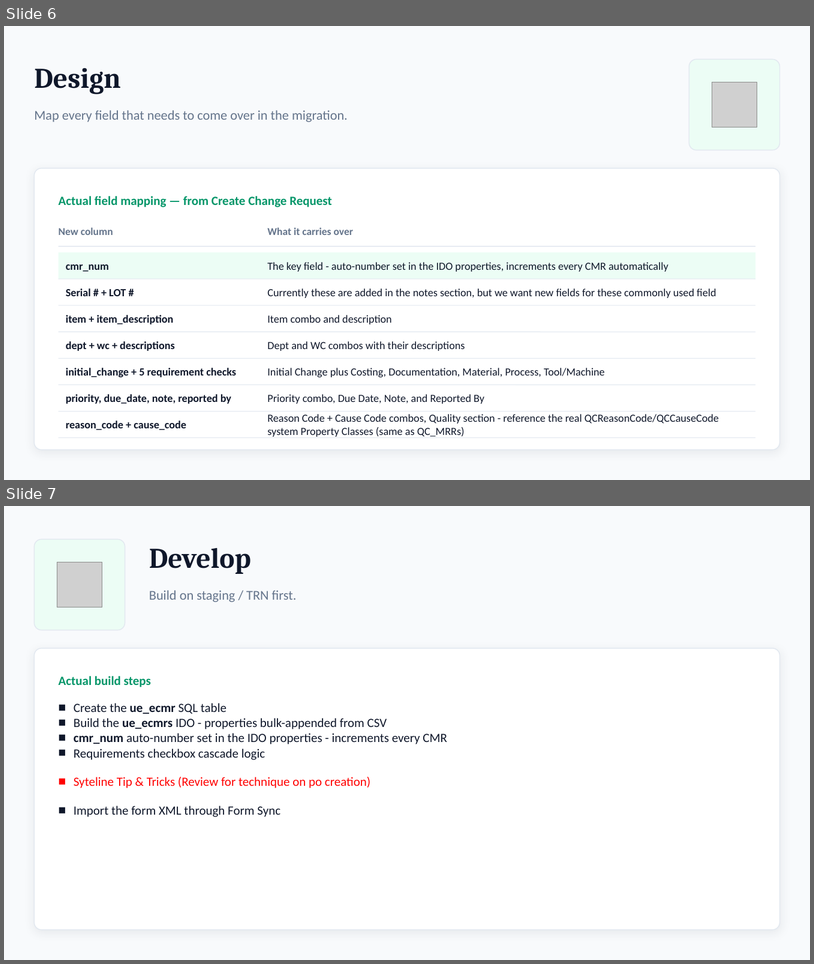
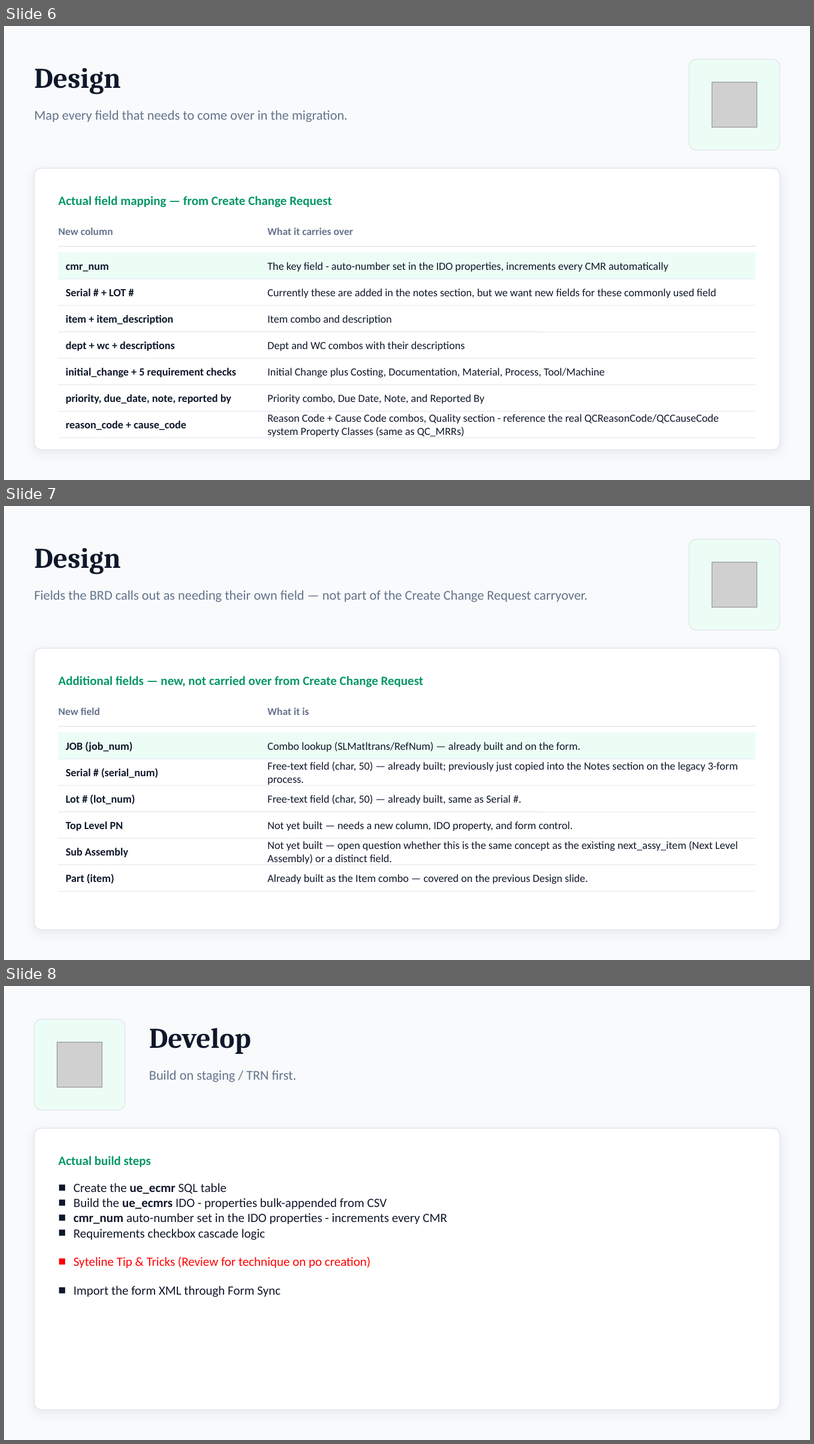
Before and after one commit to Enflite/eCMRs, a slide deck: docs/presentations/eCMRs_plan.pptx. Shown one above the other, each under a label of ours: slides 6 and 7 before the commit, slides 6, 7 and 8 after it. The pictures are 814x964 and 814x1444 pixels, drawn with LibreOffice and Linux fonts; fonts in the diff are those of the drawing; grey boxes stand for pictures. Boxes give left, top, right and bottom in pixels: in the first picture for what was removed or moved away, otherwise in the second. Text is boxed around its words. In the diff, an @@ line names an element or a change of style, - is before the commit and + after.

```diff
--- a/docs/presentations/eCMRs_plan.pptx
+++ b/docs/presentations/eCMRs_plan.pptx
@@ slide 7 added at <box>4,506,810,960</box>, background #F8FAFC @@
@@ rounded rectangle added at <box>689,539,780,630</box>, fill #ECFDF5, outline #E2E8F0 1 pt @@
@@ text added at <box>34,548,121,574</box>, 34 pt, text #0F172A, bold @@
+Design
@@ picture added at <box>713,562,758,607</box> @@
@@ text added at <box>34,590,588,602</box>, 16 pt, text #64748B @@
+Fields the BRD calls out as needing their own field — not part of the Create Change Request carryover.
@@ rounded rectangle added at <box>34,648,780,930</box>, fill #FFFFFF, outline #E2E8F0 1 pt @@
@@ text added at <box>59,676,424,687</box>, 15 pt, text #059669, bold @@
+Additional fields — new, not carried over from Create Change Request
@@ text added at <box>59,707,100,715</box>, 12.5 pt, text #64748B, bold @@
+New field
@@ text added at <box>267,707,309,715</box>, 12.5 pt, text #64748B, bold @@
+What it is
@@ line added from (59, 726) to (756, 726), #E2E8F0 1 pt @@
@@ rectangle added at <box>59,732,756,759</box>, fill #ECFDF5 @@
@@ text added at <box>66,741,132,751</box>, 13 pt, text #0F172A, bold @@
+JOB (job_num)
@@ text added at <box>267,742,581,751</box>, 13 pt, text #0F172A @@
+Combo lookup (SLMatltrans/RefNum) — already built and on the form.
@@ line added from (59, 759) to (756, 759), #E2E8F0 0.75 pt @@
@@ text added at <box>66,768,158,778</box>, 13 pt, text #0F172A, bold @@
+Serial # (serial_num)
@@ text added at <box>267,762,738,784</box>, 13 pt, text #0F172A @@
+Free-text field (char, 50) — already built; previously just copied into the Notes section on the legacy 3-form process.
@@ line added from (59, 785) to (756, 785), #E2E8F0 0.75 pt @@
@@ line added from (59, 811) to (756, 811), #E2E8F0 0.75 pt @@
@@ text added at <box>66,794,135,804</box>, 13 pt, text #0F172A, bold @@
+Lot # (lot_num)
@@ text added at <box>267,795,511,804</box>, 13 pt, text #0F172A @@
+Free-text field (char, 50) — already built, same as Serial #.
@@ text added at <box>66,821,123,831</box>, 13 pt, text #0F172A, bold @@
+Top Level PN
@@ text added at <box>267,821,573,831</box>, 13 pt, text #0F172A @@
+Not yet built — needs a new column, IDO property, and form control.
@@ line added from (59, 838) to (756, 838), #E2E8F0 0.75 pt @@
@@ text added at <box>66,847,128,857</box>, 13 pt, text #0F172A, bold @@
+Sub Assembly
@@ text added at <box>267,841,738,864</box>, 13 pt, text #0F172A @@
+Not yet built — open question whether this is the same concept as the existing next_assy_item (Next Level Assembly) or a distinct field.
@@ line added from (59, 865) to (756, 865), #E2E8F0 0.75 pt @@
@@ text added at <box>66,873,114,883</box>, 13 pt, text #0F172A, bold @@
+Part (item)
@@ text added at <box>267,874,588,883</box>, 13 pt, text #0F172A @@
+Already built as the Item combo — covered on the previous Design slide.
@@ line added from (59, 891) to (756, 891), #E2E8F0 0.75 pt @@
@@ what was slide 7 is now slide 8 @@
```
